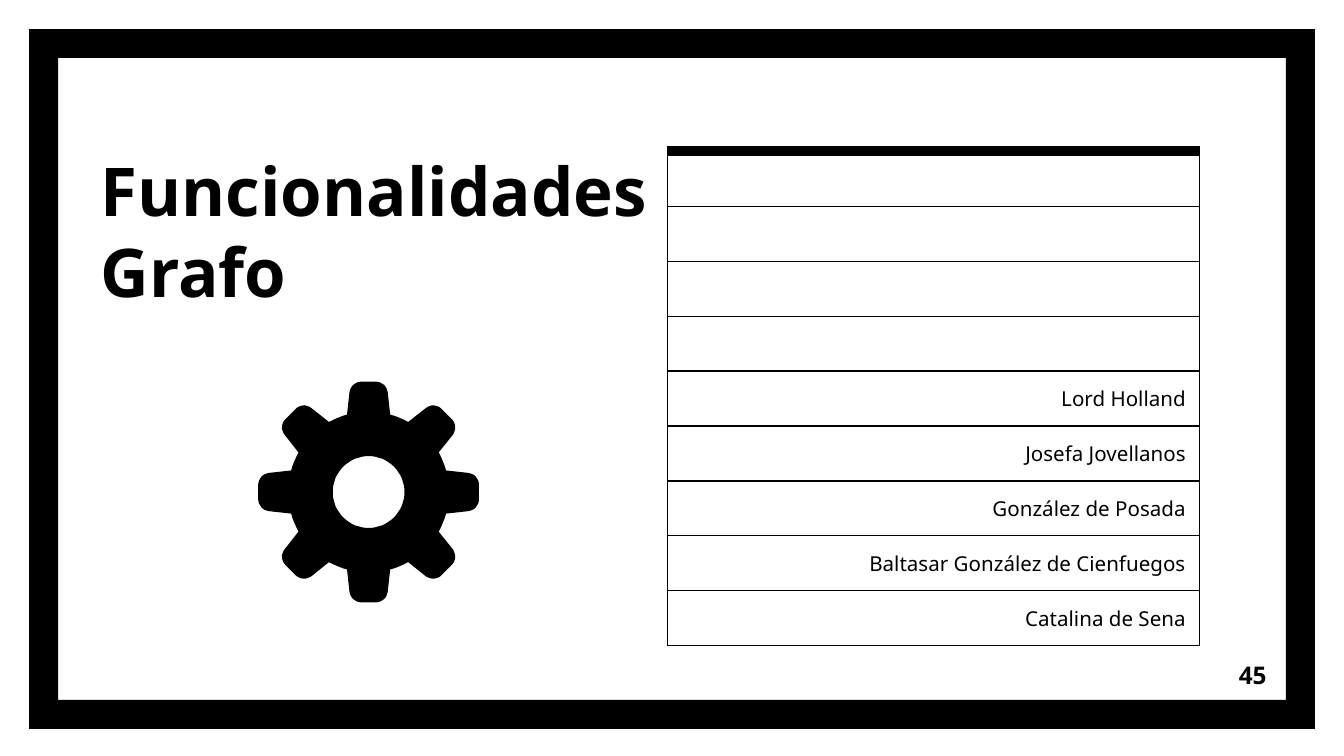
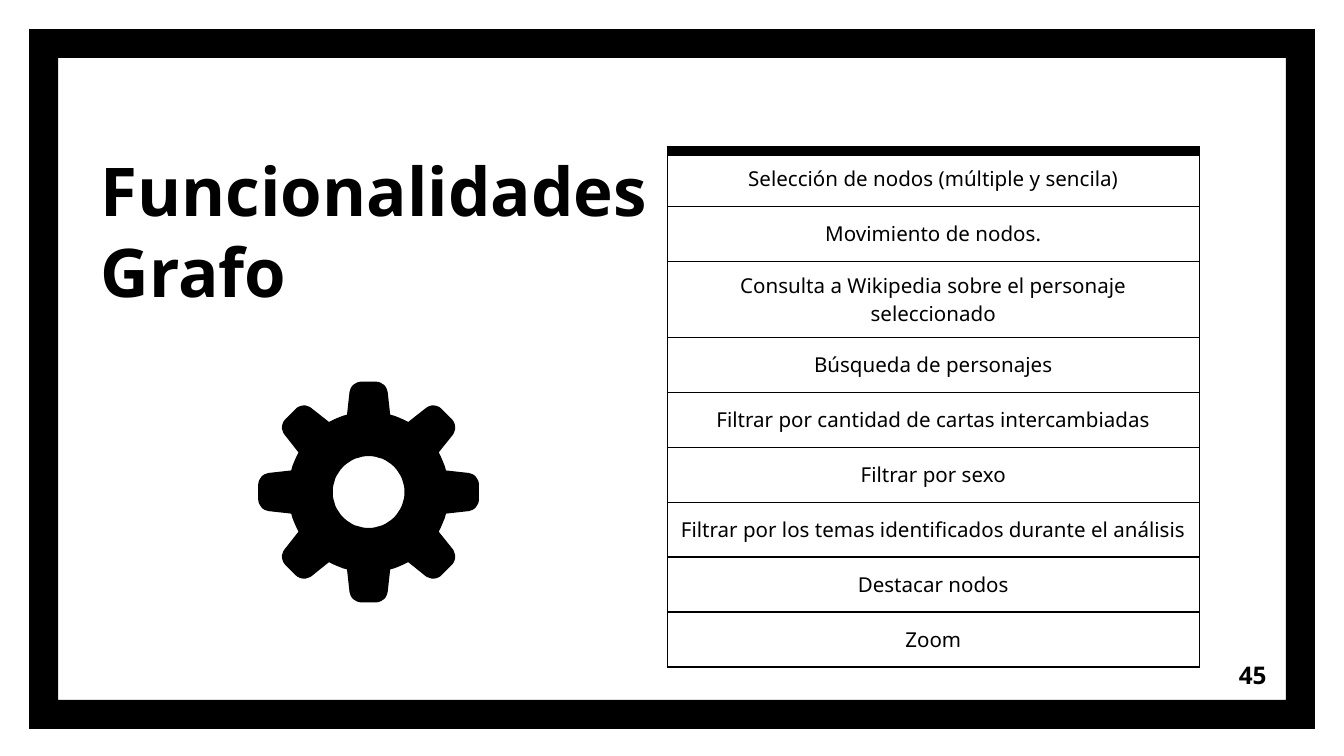
Before and after one commit to OriolInvernonLlaneza/Practicas-TFG, a slide deck: slide 45 of ppt/Jovellanos.pptx. Drawn at 1344x756 pixels with LibreOffice and Linux fonts; fonts in the diff are those of the drawing. Boxes give left, top, right and bottom in pixels: in the first picture for what was removed or moved away, otherwise in the second. Text is boxed around its words. In the diff, an @@ line names an element or a change of style, - is before the commit and + after.

```diff
--- a/ppt/Jovellanos.pptx
+++ b/ppt/Jovellanos.pptx
@@ table at [668, 152, 1200, 675] @@
-row 1, column 1: 
+row 1, column 1: Selección de nodos (múltiple y sencila)
-row 2, column 1: 
+row 2, column 1: Movimiento de nodos.
-row 3, column 1: 
+row 3, column 1: Consulta a Wikipedia sobre el personaje seleccionado
-row 4, column 1: 
+row 4, column 1: Búsqueda de personajes
-row 5, column 1: Lord Holland
+row 5, column 1: Filtrar por cantidad de cartas intercambiadas
-row 6, column 1: Josefa Jovellanos
+row 6, column 1: Filtrar por sexo
-row 7, column 1: González de Posada
+row 7, column 1: Filtrar por los temas identificados durante el análisis
-row 8, column 1: Baltasar González de Cienfuegos
+row 8, column 1: Destacar nodos
-row 9, column 1: Catalina de Sena
+row 9, column 1: Zoom
```
Also in this commit, not shown: 5 other slides changed, 6 slides added, 8 other files.
